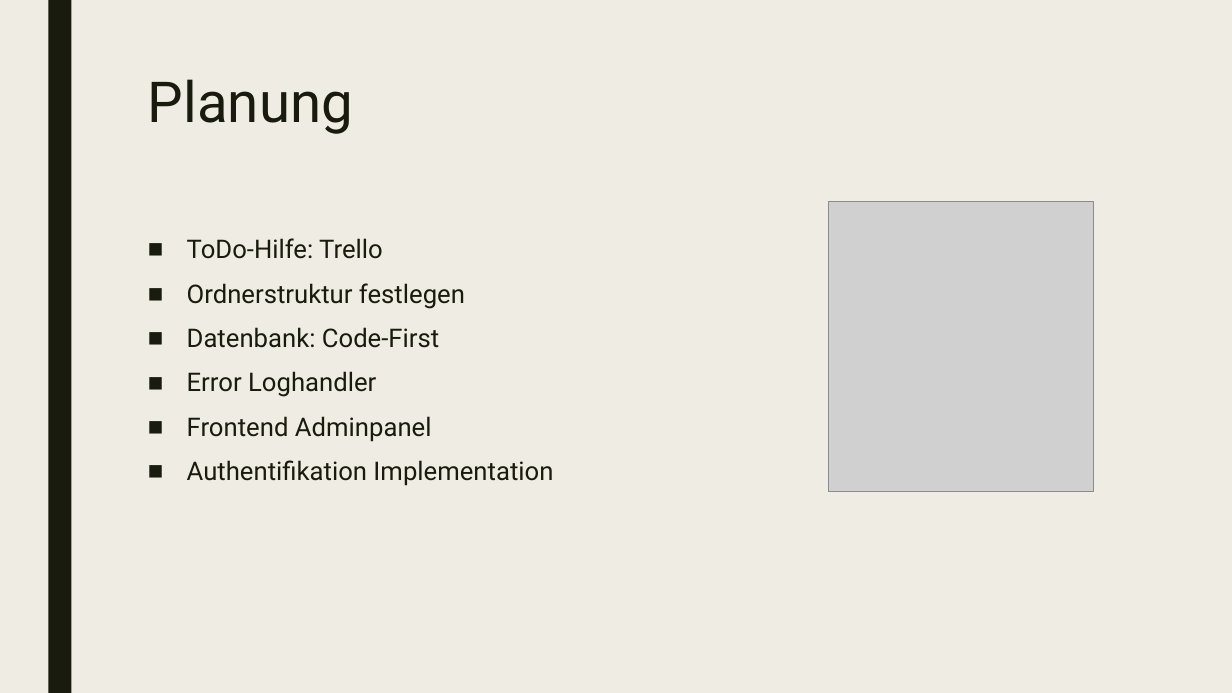
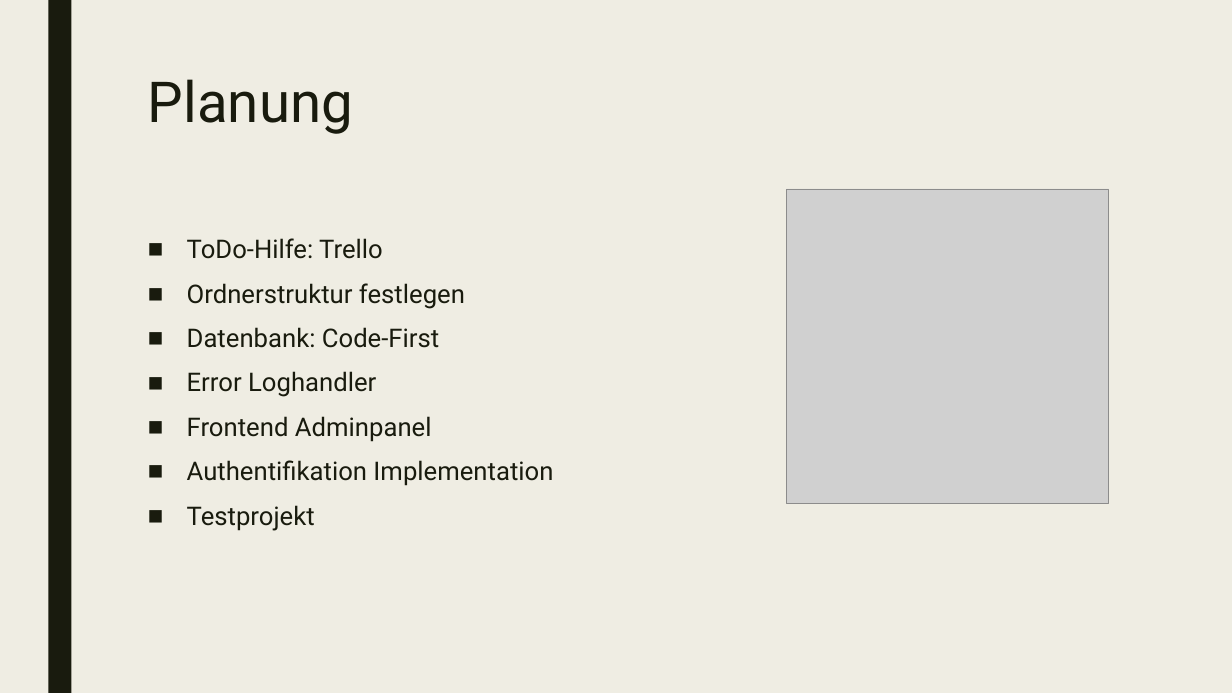
Before and after one commit to mahgoe/ICT-Modul295-JetstreamWebAPI, a slide deck: slide 4 of JetstreamSkiserviceAPI_Projectdocument/JetstreamSkiAPI_Präsentation.pptx. Drawn at 1232x693 pixels with LibreOffice and Linux fonts; fonts in the diff are those of the drawing; grey boxes stand for pictures. Boxes give left, top, right and bottom in pixels: in the first picture for what was removed or moved away, otherwise in the second. Text is boxed around its words. In the diff, an @@ line names an element or a change of style, - is before the commit and + after.

```diff
--- a/JetstreamSkiserviceAPI_Projectdocument/JetstreamSkiAPI_Präsentation.pptx
+++ b/JetstreamSkiserviceAPI_Projectdocument/JetstreamSkiAPI_Präsentation.pptx
@@ picture: place and size @@
-picture at <box>829,201,1094,492</box>
+picture at <box>787,189,1109,505</box>
@@ text at <box>187,505,315,531</box>: paragraph added @@
+■ Testprojekt
```
Also in this commit, not shown: 2 other slides changed, 1 other file.
